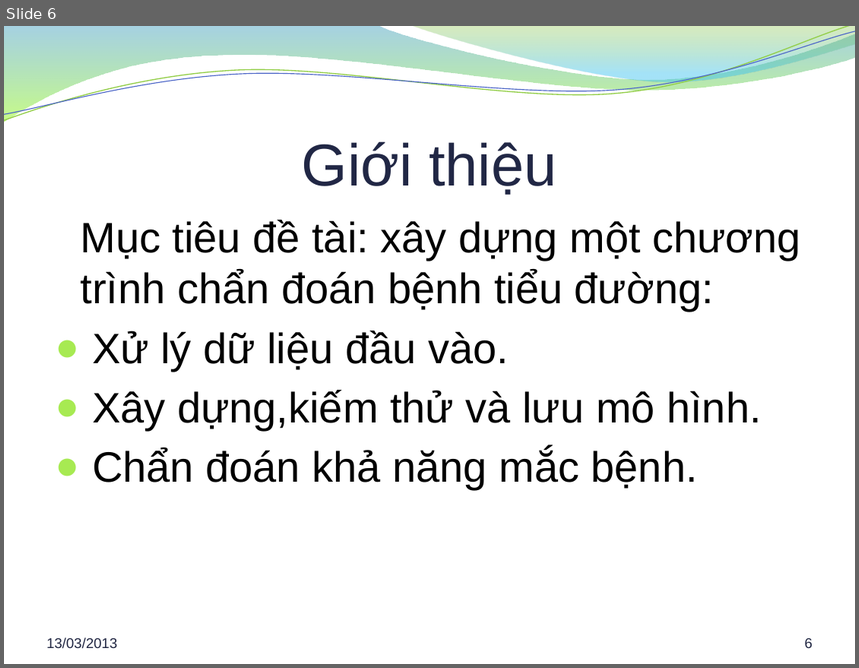
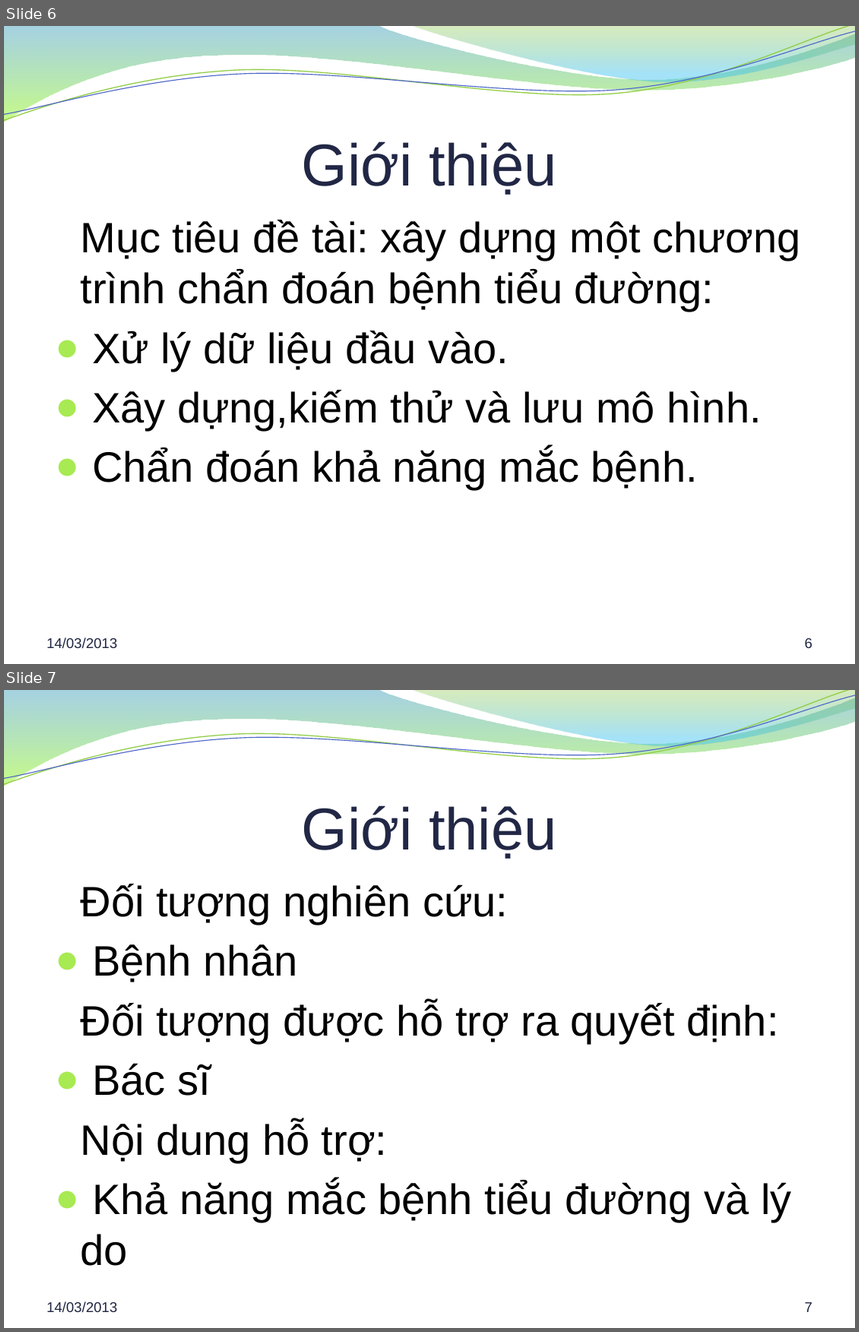
Before and after one commit to hung94it/benhvien, a slide deck: Diabetes/Documents/Report/Bao cao khoa luan.pptx. Shown one above the other, each under a label of ours: slide 6 before the commit, slides 6 and 7 after it. The pictures are 859x668 and 859x1332 pixels, drawn with LibreOffice and Linux fonts; fonts in the diff are those of the drawing; background and template pictures are left out. Boxes give left, top, right and bottom in pixels: in the first picture for what was removed or moved away, otherwise in the second. Text is boxed around its words. In the diff, an @@ line names an element or a change of style, - is before the commit and + after.

```diff
--- a/Diabetes/Documents/Report/Bao cao khoa luan.pptx
+++ b/Diabetes/Documents/Report/Bao cao khoa luan.pptx
@@ slide 7 added at bbox=[4, 690, 855, 1328], background picture (left out); not listed: 4 template elements that a slide beside it also shows @@
@@ title added at bbox=[302, 806, 557, 859], 50 pt, text #212745 @@
+Giới thiệu
@@ text added at bbox=[81, 884, 791, 1266], 36 pt, text #000000 @@
+Đối tượng nghiên cứu:
+● Bệnh nhân
+Đối tượng được hỗ trợ ra quyết định:
+● Bác sĩ
+Nội dung hỗ trợ:
+● Khả năng mắc bệnh tiểu đường và lý do
@@ text added at bbox=[47, 1302, 117, 1313], 12 pt, text #202542 @@
+14/03/2013
@@ page number added at bbox=[805, 1303, 813, 1312], 12 pt, text #202542 @@
+7
@@ slide 6 changed as well @@
@@ text at bbox=[47, 638, 117, 649]: text changed @@
-13/03/2013
+14/03/2013
```
Also in this commit, not shown: 30 other slides changed, 1 slide removed, 1 other file.
